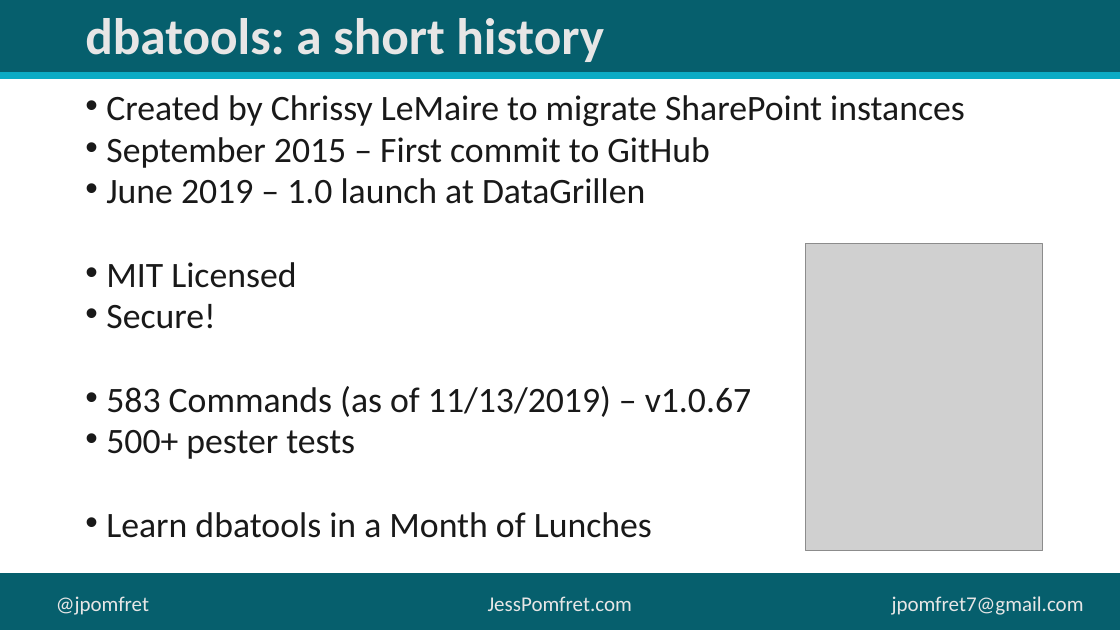
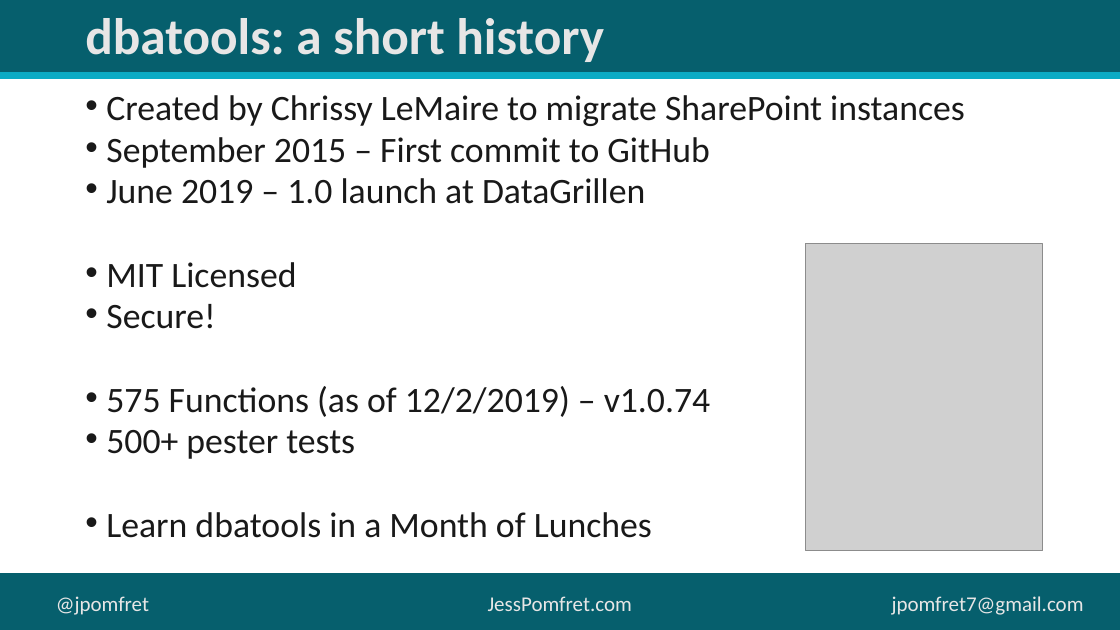
Before and after one commit to jpomfret/demos, a slide deck: slide 4 of LifeHacks_dbatools/LifeHacks_dbatools.pptx. Drawn at 1120x630 pixels with LibreOffice and Linux fonts; fonts in the diff are those of the drawing; grey boxes stand for pictures; background and template pictures are left out. Boxes give left, top, right and bottom in pixels: in the first picture for what was removed or moved away, otherwise in the second. Text is boxed around its words. In the diff, an @@ line names an element or a change of style, - is before the commit and + after.

```diff
--- a/LifeHacks_dbatools/LifeHacks_dbatools.pptx
+++ b/LifeHacks_dbatools/LifeHacks_dbatools.pptx
@@ text at <box>106,386,710,417</box>: text changed @@
-• 583 Commands (as of 11/13/2019) – v1.0.67
+• 575 Functions (as of 12/2/2019) – v1.0.74
```
Also in this commit, not shown: 1 other slide changed, 3 other files.
